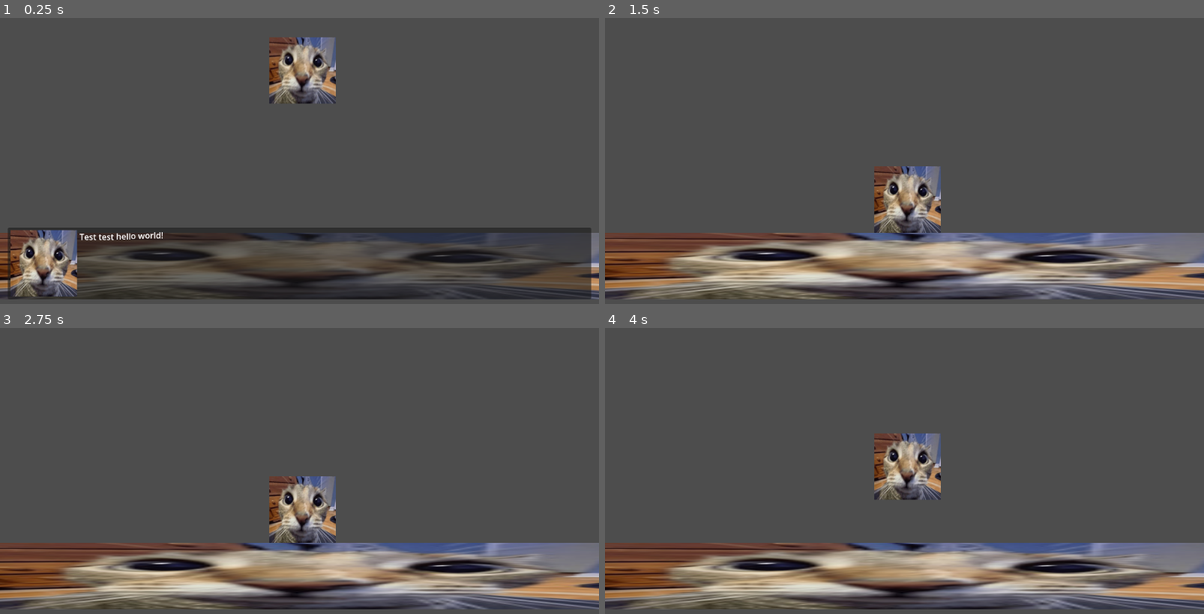
Above: before the commit, frames 1-4 (two rows, left to right).
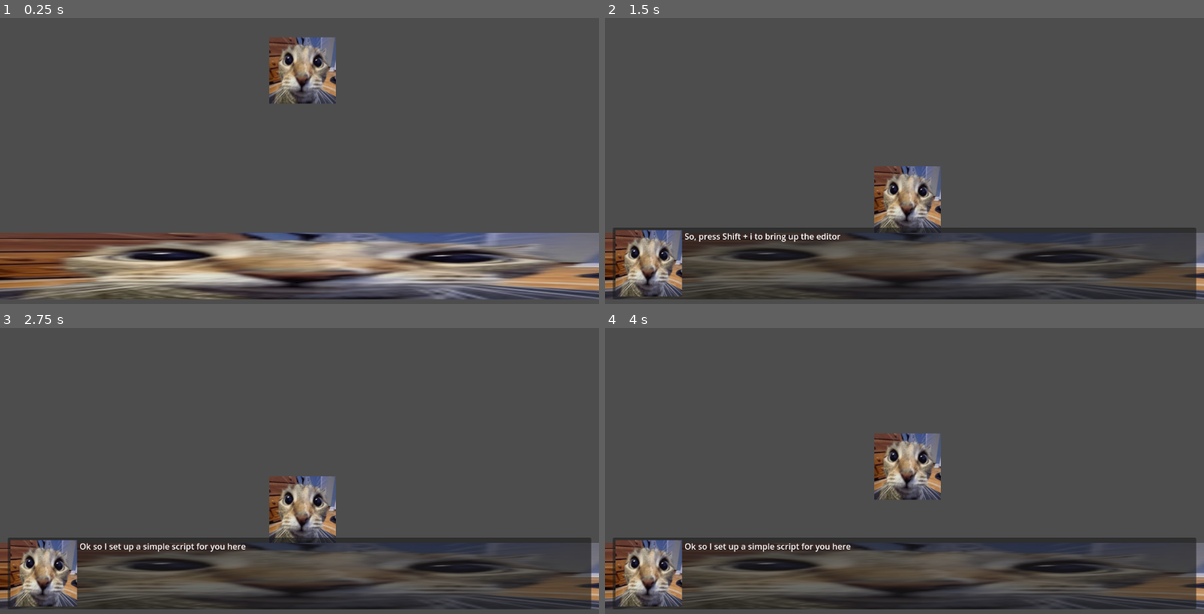
Above: after the commit, the same moments.

Repository: 46768/nsc2025
Game: Godot game, scene res://main.tscn
Same seed, same stepped clock (60 frames per second), same inputs: the game is played once before the commit and once after it.
Inputs (mouse positions are in pixels of both pictures, inside the frame that each line leads up to):
- Up to frame 1 (0.25 s): no input
- Up to frame 2 (1.5 s): click (904, 263) at 0.52 s; click (904, 263) at 1.27 s
- Up to frame 3 (2.75 s): click (299, 573) at 2.02 s
- Up to frame 4 (4 s): tap Enter at 2.75 s; tap A (KeyA) at 2.85 s; tap Space (KeySpace) at 3.5 s; tap D (KeyD) at 3.6 s

The runs differ from the first frame. In frame 1, 22% of the frame differs, in the area x 1-99%, y 73-99%; in frame 2, 22%; in frame 3, 22%; in frame 4, 22%.

Commit message:
feat(dsl)!: separated runner into a CPU class; removed SequenceGroup, use `cpu_yield` to separate groups

Diff:
--- a/project.godot
+++ b/project.godot
@@ -24,7 +24,8 @@
 Packet="*res://scripts/core/networking/packet.gd"
 PythonBinding="*res://scripts/python-binding/python-binding.gd"
 CodeServer="*res://scripts/code-execution-server/interface.gd"
-SequenceDSL="*res://scripts/core/problem-module/sequence-dsl/sequence-assembler.gd"
+Dialogue="*res://scripts/core/dialogue-system/dialogue.gd"
+SequenceDSL="*res://scripts/core/problem-module/sequence-dsl/assembler.gd"
 Problem="*res://scripts/core/problem-module/problem-module.gd"
 
 [debug]
--- a/scripts/IDE/class/buffer-manager.gd
+++ b/scripts/IDE/class/buffer-manager.gd
@@ -52,4 +52,3 @@
 func clear_current_buffer_highlight() -> void:
 	var editor: CodeEdit = buffer_mapping[buffers[tab_container.current_tab]].editor_ui
 	editor.deselect(0)
-	print("%d %d" % [editor.get_caret_line(), editor.get_caret_column()])
--- a/scripts/core/cosh/modules/python.gd
+++ b/scripts/core/cosh/modules/python.gd
@@ -19,7 +19,6 @@
 	for __: int in range(5):
 		traceback_lines.remove_at(1)
 
-	print(traceback_lines)
 	traceback_lines[1] = traceback_lines[1].replace("\"<unknown>\"", "\"%s\"" % fname)
 
 	print("\n".join(traceback_lines))
--- a/scripts/core/dialogue-system/dialogue.gd
+++ b/scripts/core/dialogue-system/dialogue.gd
@@ -1,12 +1,12 @@
-class_name Dialogue
+extends Node
 
 
 const DIALOGUE: PackedScene = preload("res://scenes/DialogueBox.tscn")
 
-static var current_dialogue: Dictionary[String, Node] = {}
+var current_dialogue: Dictionary[String, Node] = {}
 
 
-static func spawn_dialogue(message: String, texture: Texture2D=null) -> String:
+func spawn_dialogue(message: String, texture: Texture2D=null) -> String:
 	var dialogue: Node = DIALOGUE.instantiate()
 	var dialogue_hash: String = (
 			message + Time.get_datetime_string_from_system()).sha256_text()
@@ -21,7 +21,7 @@
 	return dialogue_hash
 
 
-static func delete_dialogue(dialogue_hash: String) -> void:
+func delete_dialogue(dialogue_hash: String) -> void:
 	if not current_dialogue.has(dialogue_hash):
 		printerr("Dialogue '%s' does not exists" % dialogue_hash)
 		return
@@ -32,6 +32,6 @@
 	current_dialogue.erase(dialogue_hash)
 
 
-static func clear_dialogue() -> void:
+func clear_dialogue() -> void:
 	for dialogue_hash: String in current_dialogue:
 		Dialogue.delete_dialogue(dialogue_hash)
--- a/scripts/core/problem-module/sequence-definition/base.gd
+++ b/scripts/core/problem-module/sequence-definition/base.gd
@@ -1,3 +1,4 @@
+var isa_name: StringName = &"BASE"
 var types: Dictionary[String, Callable] = {
 	"s": str,
 	"m": func(x:String)->String: return "!??"+str(x),
@@ -23,10 +24,17 @@
 	await Globals.ide.shell.run_command_slient(cmd_cmd, cmd_args)
 
 
+func wait_sig(args: Array) -> void:
+	var sig: Signal = args[1]
+	await sig
+	args[0][0].run()  # Return control to the CPU
+
+
 func dialogue(args: Array) -> void:
 	var dialogue_texture: Texture2D = args[2] if len(args) >= 2 else null
 	var dialogue_hash: String = Dialogue.spawn_dialogue(args[1], dialogue_texture)
-	args[0]["latestDialogue"] = Dialogue.current_dialogue[dialogue_hash]
+	args[0][1]["latestDialogue"] = Dialogue.current_dialogue[dialogue_hash]
+	args[0][1]["latestDialogueClosedSig"] = Dialogue.current_dialogue[dialogue_hash].dialogue_closed
 
 
 func set_statement(args: Array) -> void:
@@ -35,12 +43,7 @@
 
 func highlight_buffer(args: Array) -> void:
 	var buffer_mgr: BufferManager = Globals.ide.buffer_mgr
-	buffer_mgr.highlight_current_buffer(
-		args[1],
-		args[2],
-		args[3],
-		args[4],
-	)
+	buffer_mgr.highlight_current_buffer.callv(args.slice(1))
 
 func clear_highlight(_args: Array) -> void:
 	var buffer_mgr: BufferManager = Globals.ide.buffer_mgr
@@ -48,7 +51,7 @@
 
 
 func mov(args: Array) -> void:
-	var ram: Dictionary = args[0]
+	var ram: Dictionary = args[0][1]
 	var src: Variant = args[1]
 	var dest: String = args[2]
 
@@ -56,3 +59,15 @@
 		ram[dest.right(-3)] = src
 	else:
 		printerr("mov: invalid address")
+
+
+# ###############################
+# Control flow
+# ###############################
+
+func cpu_yield(args: Array) -> void:
+	args[0][1] |= 0b01
+
+
+func cpu_halt(args: Array) -> void:
+	args[0][1] |= 0b10
--- /dev/null
+++ b/scripts/core/problem-module/sequence-dsl/assembler.gd
@@ -0,0 +1,75 @@
+extends Node
+
+
+const ERR_HEX: int = 0xDEADBEEFCAFE
+
+# Base DSL mnemonics definitions
+var BASE: Variant = preload(
+		"res://scripts/core/problem-module/sequence-definition/base.gd").new()
+
+
+func tokenize(line: String) -> PackedStringArray:
+	# Get rid of comments -> strip extra spaces -> split into tokens
+	return line.get_slice(";", 0).rstrip(" ").split("~")
+
+
+func parse_opcode(opcode: String) -> PackedStringArray:
+	var opcode_element: PackedStringArray = opcode.split("::")
+	if len(opcode_element) == 1:
+		opcode_element.append("BASE")
+		opcode_element.reverse() # Put the namespace before the opcode
+
+	return opcode_element
+
+
+func parse_operand(operand: String, rom: Dictionary) -> Variant:
+	var operand_data: String = operand.right(-1)
+
+	match operand[0]:
+		# Data literals ($[t]. where [t] is type (no brackets))
+		"$":
+			var literal_type: String = operand_data.get_slice(".", 0)
+			return BASE.types[literal_type].call(operand_data.right(-len(literal_type)-1))
+
+		# Memory substitution
+		"%":
+			# Parse compile time substitution modifier (%)
+			if operand[1] != ".":
+				return rom[operand_data]
+
+			# Skip runtime substitution modifier (%.)
+			else:
+				return operand
+
+		# Unknown or no modifier
+		_:
+			printerr("Unknown operand modifier '%s'" % operand[0])
+			return ERR_HEX
+
+
+func assemble(source: String, rom: Dictionary) -> Array[Array]:
+	var lines: PackedStringArray = source.replace("\t", "").split("\n", false)
+	var instructions: Array[Array]
+
+	for i: int in range(len(lines)):
+		var line: String = lines[i]
+		var tokenized_line: Array = SequenceDSL.tokenize(line)
+
+		if len(tokenized_line) == 1 and tokenized_line[0] == "":
+			continue
+
+		tokenized_line[0] = parse_opcode(tokenized_line[0])
+
+		for j: int in range(1, len(tokenized_line)):
+			var parsed_operand: Variant = SequenceDSL.parse_operand(
+					tokenized_line[j], rom)
+
+			if parsed_operand is int and parsed_operand == SequenceDSL.ERR_HEX:
+				printerr("Parser hit an error at line %d" % i)
+				return []
+			else:
+				tokenized_line[j] = parsed_operand
+
+		instructions.append(tokenized_line)
+
+	return instructions
--- /dev/null
+++ b/scripts/core/problem-module/sequence-dsl/cpu.gd
@@ -0,0 +1,56 @@
+class_name SequenceCPU
+
+static var BASE: Variant = preload(
+		"res://scripts/core/problem-module/sequence-definition/base.gd").new()
+var isa: Dictionary[String, Object] = {
+	"BASE": BASE,
+}
+var ram: Dictionary
+var program: Array[Array] = []
+var instruction_ptr: int = 0
+
+# CPU flags
+	#	1st: halt flag
+	#	0th: yield flag
+var flags: int = 0b00
+
+
+func _process_operand(instruction: Array) -> Array:
+	var operand: Array = [[self, ram, flags]]
+
+	for operand_token: Variant in instruction.slice(1):
+		# Runtime substitution
+		if operand_token is String and operand_token.begins_with("%."):
+			operand.append(ram[operand_token.right(-2)])
+
+		# No processing
+		else:
+			operand.append(operand_token)
+
+	return operand
+
+
+func load_program(program_code: Array[Array]) -> void:
+	program = program_code.duplicate(true)
+
+
+# Note: no data sanitization since its eaiser to catch errors using Godot than
+# printerr
+func run() -> bool:
+	flags &= ~0b1  # Set yield flag to false
+
+	while (instruction_ptr < len(program)  # Instruction pointer limiter
+	and ~flags & 0b10  # Halt flag
+	and ~flags & 0b01  # Yield flag
+	):
+		var instruction: Array = program[instruction_ptr]
+		var opcode: PackedStringArray = instruction[0]
+		var operand: Array = _process_operand(instruction)
+
+		var isa_namespace: Object = isa[opcode[0]]
+		await isa_namespace.call(opcode[1], operand)
+
+		instruction_ptr += 1
+
+	# Returns halt flag as bool
+	return bool((flags >> 1) & 0b1)
--- a/scripts/core/problem-module/sequence-dsl/sequence-assembler.gd
+++ /dev/null
@@ -1,38 +0,0 @@
-extends Node
-
-
-const ERR_HEX: int = 0xDEADBEEFCAFE
-
-# Base DSL mnemonics definitions
-var BASE: Variant = preload(
-		"res://scripts/core/problem-module/sequence-definition/base.gd").new()
-
-
-func tokenize(line: String) -> PackedStringArray:
-	# Get rid of comments -> strip extra spaces -> split into tokens
-	return line.get_slice(";", 0).rstrip(" ").split("~")
-
-
-func parse_operand(operand: String, ROM: Dictionary) -> Variant:
-	var operand_data: String = operand.right(-1)
-
-	match operand[0]:
-		# Data literals ($[t]. where [t] is type (no brackets))
-		"$":
-			var literal_type: String = operand_data.get_slice(".", 0)
-			return BASE.types[literal_type].call(operand_data.right(-len(literal_type)-1))
-
-		# Memory substitution
-		"%":
-			# Parse compile time substitution modifier (%)
-			if operand[1] != ".":
-				return ROM[operand_data]
-
-			# Skip runtime substitution modifier (%.)
-			else:
-				return operand
-
-		# Unknown or no modifier
-		_:
-			printerr("Unknown operand modifier '%s'" % operand[0])
-			return ERR_HEX
--- a/scripts/core/problem-module/sequence-dsl/sequence.gd
+++ b/scripts/core/problem-module/sequence-dsl/sequence.gd
@@ -1,83 +1,24 @@
 class_name Sequence
 
+var rom: Dictionary = {}
+var cpu: SequenceCPU = SequenceCPU.new()
 
-static var BASE: Variant = preload(
-		"res://scripts/core/problem-module/sequence-definition/base.gd").new()
+## Write data to ROM
+func write_rom(label: String, value: Variant) -> void:
+	rom[label] = value
 
-var sequence: Array[SequenceGroup] = []
-var sequence_idx: int = 0
-
-var ram: Dictionary = {}
+## Erase data from ROM
+func erase_rom(label: String) -> void:
+	rom.erase(label)
 
 
-func _init() -> void:
-	pass
+## Load DSL source code into a CPU
+func load_source(source: String) -> void:
+	var program: Array[Array] = SequenceDSL.assemble(source, rom)
+	cpu.load_program(program)
 
 
-func new_group() -> SequenceGroup:
-	var group: SequenceGroup = SequenceGroup.new(ram)
-	sequence.append(group)
-
-	return group
-
-
+## Step to next yield, running instructions between yields
 func next() -> bool:
-	if sequence_idx >= len(sequence):
-		return false
-	sequence[sequence_idx].run()
-	sequence_idx += 1
+	await cpu.run()
 	return true
-
-
-class SequenceGroup:
-	var instructions: Array[Array] = []
-	var ram: Dictionary
-
-	func _init(iram: Dictionary) -> void:
-		ram = iram
-
-
-	func push_instruction(operands: Array) -> void:
-		instructions.append(operands)
-
-
-	func clear_instruction() -> void:
-		instructions.clear()
-
-
-	func parse_source(source: String) -> void:
-		clear_instruction()
-		var lines: PackedStringArray = source.replace("\t", "").split("\n", false)
-
-		for i: int in range(len(lines)):
-			var line: String = lines[i]
-			var tokenized_line: Array = SequenceDSL.tokenize(line)
-
-			for j: int in range(1, len(tokenized_line)):
-				var parsed_operand: Variant = SequenceDSL.parse_operand(
-						tokenized_line[j], ram)
-
-				if parsed_operand is int and parsed_operand == SequenceDSL.ERR_HEX:
-					printerr("Parser hit an error at line %d" % i)
-					clear_instruction()
-					return
-				else:
-					tokenized_line[j] = parsed_operand
-
-			push_instruction(tokenized_line)
-
-
-	func run() -> void:
-		for operands: Array in instructions:
-			var opcode: PackedStringArray = operands[0].split("::")
-			var operand: Array = [ram]
-
-			for operand_token: Variant in operands.slice(1):
-				if operand_token is String and operand_token.begins_with("%."):
-					operand.append(ram[operand_token.right(-2)])
-				else:
-					operand.append(operand_token)
-
-			if len(opcode) == 1:
-				if Sequence.BASE.has_method(opcode[0]):
-					Sequence.BASE.call(opcode[0], operand)
--- a/scripts/main/main.gd
+++ b/scripts/main/main.gd
@@ -13,12 +13,6 @@
 	$Ide.hide()
 
 
-
-	Dialogue.spawn_dialogue("[wave]Test test hello world![/wave]", test_texture)
-	await Globals.wait(1)
-	Dialogue.clear_dialogue()
-
-
 func _process(_delta: float) -> void:
 	if Input.is_action_just_pressed("ToggleIDE"):
 		$Ide.set_visible(not $Ide.is_visible())
@@ -30,114 +24,78 @@
 	var test_sequence: Sequence = Sequence.new()
 
 	# Write initial RAM
-	test_sequence.ram["dtex"] = test_texture
-	test_sequence.ram["intro1_txt"] = "Oh hello there! So i'll teach you python's print function today"
-	test_sequence.ram["intro2_txt"] = "So, press [code]Shift + i[/code] to bring up the editor"
-	test_sequence.ram["setup1_txt"] = "Ok so i setted up a simple script for you here"
-	test_sequence.ram["explain1_txt"] = "So the text thats Im highlighting is a print statement, it's a thing that simply output stuff you give it to the console"
-	test_sequence.ram["demonst1_txt"] = "Here, I ran the code for you here, you should see in the console there's a [code]Hello World![/code]"
-	test_sequence.ram["explain2_txt"] = "So what's happening is that the [code]print[/code] is taking what it's given, which Im highlighting is the string \"Hello World!\" to the console"
-	test_sequence.ram["demonst2_txt"] = "Here's another example, this time with a number, I've run the program and you should see [code]1234[/code] in the console"
-	test_sequence.ram["explain3_txt"] = "Here, [code]1234[/code] is what we gave print, so print outputs it to the console, pretty cool right?"
+	test_sequence.write_rom("dtex", test_texture)
+	test_sequence.write_rom("intro1_txt", "Oh hello there! So I'll teach you Python's print function today")
+	test_sequence.write_rom("intro2_txt", "So, press [code]Shift + i[/code] to bring up the editor")
+	test_sequence.write_rom("setup1_txt", "Ok so I set up a simple script for you here")
+	test_sequence.write_rom("explain1_txt", "So the text that I'm highlighting is a print statement, it's a thing that simply outputs stuff you give it to the console")
+	test_sequence.write_rom("demonst1_txt", "Here, I ran the code for you, you should see in the console there's a [code]Hello World![/code]")
+	test_sequence.write_rom("explain2_txt", "So what's happening is that the [code]print[/code] is taking what it's given, which I'm highlighting is the string \"Hello World!\" to the console")
+	test_sequence.write_rom("demonst2_txt", "Here's another example, this time with a number, I've run the program and you should see [code]1234[/code] in the console")
+	test_sequence.write_rom("explain3_txt", "Here, [code]1234[/code] is what we gave print, so print outputs it to the console, pretty cool right?")
 
-	test_sequence.ram["sample_program1"] = "print(\"Hello World!\")"
-	test_sequence.ram["sample_program2"] = "print(1234)"
+	test_sequence.write_rom("sample_program1", "print(\"Hello World!\")")
+	test_sequence.write_rom("sample_program2", "print(1234)")
 
-	test_sequence.ram["man_print"] = """The print function is a function that prints some value to the output or in our environment, the console. The function takes in any amount of values and when printing it will print each value separated by a space, so for example
+	test_sequence.write_rom("man_print", """The print function is a function that prints some value to the output or, in our environment, the console. The function takes in any amount of values, and when printing it will print each value separated by a space, so for example
 
 [code]print(\"Hello World\", \"This is print\")[/code]
 
-will results in
+will result in
 
 [code]Hello World This is print[/code]
 
 in the console
-"""
+""")
 
-	# Intro
-	var seq_group1: Variant = test_sequence.new_group()
-	seq_group1.parse_source("""
+
+	test_sequence.load_source("""
+	; Intro
 		dialogue~%intro1_txt~%dtex
-	""")
+		wait_sig~%.latestDialogueClosedSig
 
-	# Intro2
-	var seq_group2: Variant = test_sequence.new_group()
-	seq_group2.parse_source("""
+	; Intro2
 		dialogue~%intro2_txt~%dtex
-	""")
-	# Setup1
-	var seq_group3: Variant = test_sequence.new_group()
-	seq_group3.parse_source("""
+		wait_sig~%.latestDialogueClosedSig
+
+	; Setup1
 		shell_s~$s.touch main.py
 		shell_s~$s.write main.py~%sample_program1
 		shell_s~$s.code main.py
 		set_statement~%man_print
 		dialogue~%setup1_txt~%dtex
-	""")
-	# Explain1
-	var seq_group4: Variant = test_sequence.new_group()
-	seq_group4.parse_source("""
+		wait_sig~%.latestDialogueClosedSig
+
+	; Explain1
 		highlight_buffer~$d.0~$d.0~$d.0~$d.21
 		dialogue~%explain1_txt~%dtex
-	""")
-	# Demonst1
-	var seq_group5: Variant = test_sequence.new_group()
-	seq_group5.parse_source("""
+		wait_sig~%.latestDialogueClosedSig
+
+	; Demonst1
 		shell~$s.python main.py
 		dialogue~%demonst1_txt~%dtex
-	""")
-	# Explain2
-	var seq_group6: Variant = test_sequence.new_group()
-	seq_group6.parse_source("""
+		wait_sig~%.latestDialogueClosedSig
+
+	; Explain2
 		highlight_buffer~$d.0~$d.6~$d.0~$d.20
 		dialogue~%explain2_txt~%dtex
-	""")
-	# Demonst2
-	var seq_group7: Variant = test_sequence.new_group()
-	seq_group7.parse_source("""
+		wait_sig~%.latestDialogueClosedSig
+
+	; Demonst2
 		highlight_buffer~$d.0~$d.0~$d.0~$d.0
 		shell_s~$s.write main.py~%sample_program2
 		shell~$s.python main.py
 		dialogue~%demonst2_txt~%dtex
-	""")
-	# Explain3
-	var seq_group8: Variant = test_sequence.new_group()
-	seq_group8.parse_source("""
+		wait_sig~%.latestDialogueClosedSig
+
+	; Explain3
 		highlight_buffer~$d.0~$d.6~$d.0~$d.10
 		dialogue~%explain3_txt~%dtex
-	""")
-	# Cleanup
-	var seq_group9: Variant = test_sequence.new_group()
-	seq_group9.parse_source("""
+		wait_sig~%.latestDialogueClosedSig
+
+	; Cleanup
 		clear_highlight
 	""")
 
 	# Run sequence
-	test_sequence.next()
-
-	# Callback hell
-	test_sequence.ram["latestDialogue"].dialogue_closed.connect(func()->void:
-		test_sequence.next()
-		test_sequence.ram["latestDialogue"].dialogue_closed.connect(func()->void:
-			test_sequence.next()
-			test_sequence.ram["latestDialogue"].dialogue_closed.connect(func()->void:
-				test_sequence.next()
-				test_sequence.ram["latestDialogue"].dialogue_closed.connect(func()->void:
-					test_sequence.next()
-					test_sequence.ram["latestDialogue"].dialogue_closed.connect(func()->void:
-						test_sequence.next()
-						test_sequence.ram["latestDialogue"].dialogue_closed.connect(func()->void:
-							test_sequence.next()
-							test_sequence.ram["latestDialogue"].dialogue_closed.connect(func()->void:
-								test_sequence.next()
-								test_sequence.ram["latestDialogue"].dialogue_closed.connect(func()->void:
-									test_sequence.next()
-									while test_sequence.next(): pass
-								)
-							)
-						)
-					)
-				)
-			)
-		)
-	)
+	await test_sequence.next()
Renamed: scripts/core/problem-module/sequence-dsl/sequence-assembler.gd.uid -> scripts/core/problem-module/sequence-dsl/assembler.gd.uid
Not shown, added: scripts/core/problem-module/sequence-dsl/cpu.gd.uid
